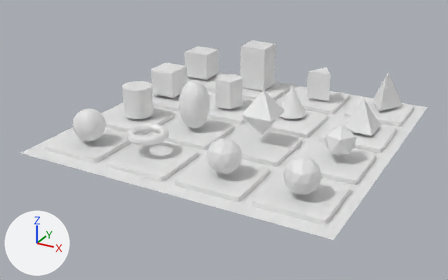
Renders of the Blender file 3d_Ali_Models/Models/Pioneeres.blend from each side of a commit.
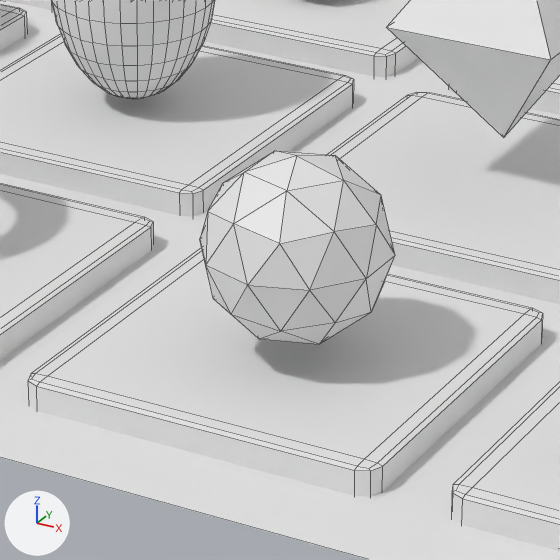
The first picture shows the older version from a 50 mm lens placed at (20.4, -31.0, 15.9), pointed at (2.4, 1.7, -0.4). The close-ups show both versions on the part from 38% to 61% of the width and 39% to 76% of the height of that picture; other places that the commit changed are outside them. Arrows for +X, +Y and +Z are at lower left; the lights stay in place. The close-ups show mesh edges as thin lines.
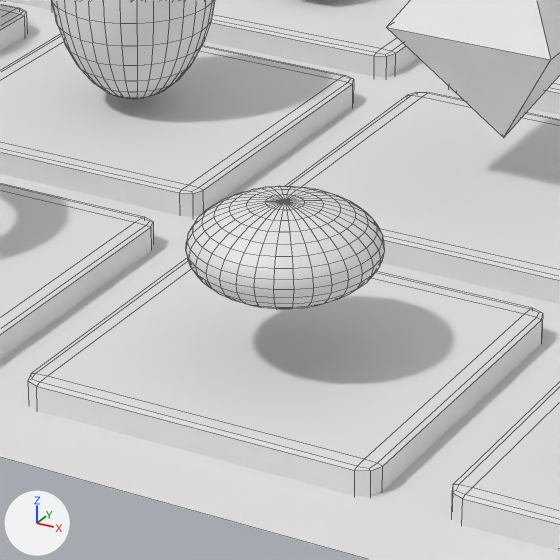
Boxes [x1, y1, x2, y2] around the edits, measured in the close-ups (560 x 560 px):
```json
{"object": "Icosphere", "change": "deleted", "before": [200, 151, 395, 344]}
{"object": "Sphere.002", "change": "added", "after": [186, 186, 384, 309]}
```

The change, as JSON lines over the scene's bpy script:
```json
{"op": "add", "block": "me_sphere_002", "code": ["me_sphere_002 = bpy.data.meshes.new('Sphere.002')", "me_sphere_002.from_pydata(...)  # a UV sphere (32 segments, 16 rings, poles along z) spanning x -1.0..1.0, y -1.0..1.0, z -1.0..1.0", "me_sphere_002.polygons.foreach_set('use_smooth', [True] * 512)"]}
{"op": "remove", "block": "ob_icosphere", "code": ["ob_icosphere = bpy.data.objects.new('Icosphere', me_icosphere)", "ob_icosphere.location = (5.58, -4.02, 1.5)"]}
{"op": "add", "block": "ob_sphere_002", "code": ["ob_sphere_002 = bpy.data.objects.new('Sphere.002', me_sphere_002)", "ob_sphere_002.location = (5.46, -4.07, 1.5)", "ob_sphere_002.rotation_euler = (0.0, 0.0, 3.142)  # degrees (0, 0, 180)", "ob_sphere_002.scale = (1.0, 1.0, 0.5)"]}
```
